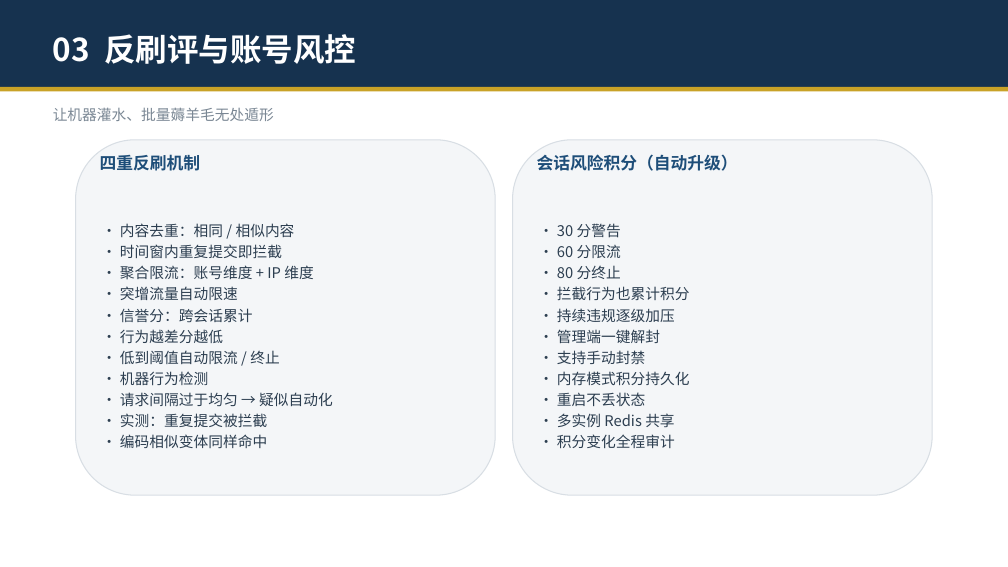
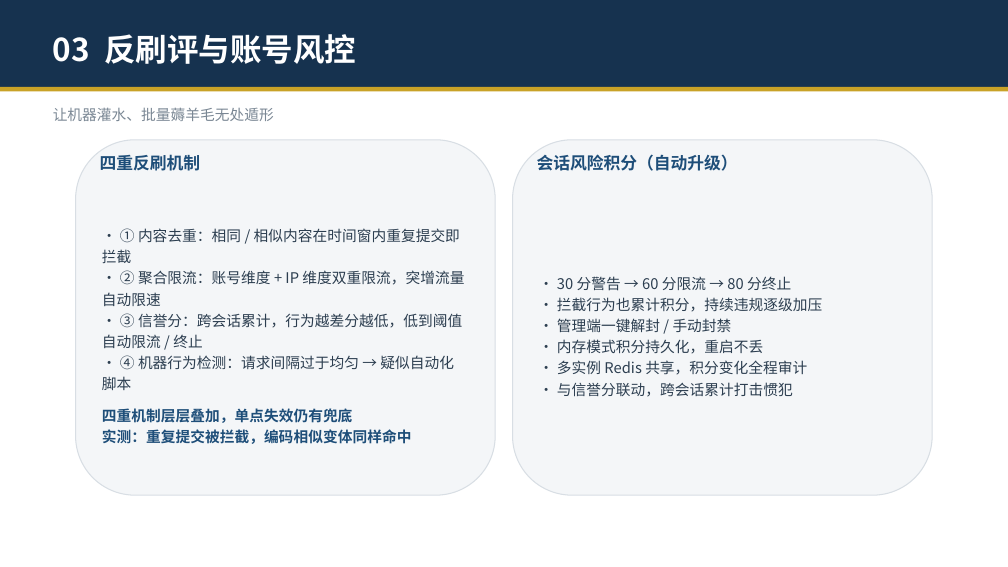
Before and after one commit to zhengyucheng-ktt/security-guard-agent, a slide deck: slide 9 of 安全交互守护智能体-演示.pptx. Drawn at 1008x567 pixels with LibreOffice and Linux fonts; fonts in the diff are those of the drawing. Boxes give left, top, right and bottom in pixels: in the first picture for what was removed or moved away, otherwise in the second. Text is boxed around its words. In the diff, an @@ line names an element or a change of style, - is before the commit and + after.

```diff
--- a/安全交互守护智能体-演示.pptx
+++ b/安全交互守护智能体-演示.pptx
@@ text at (x1=102, y1=228, x2=464, y2=444): text changed @@
-• 内容去重：相同 / 相似内容
-• 时间窗内重复提交即拦截
-• 聚合限流：账号维度 + IP 维度
-• 突增流量自动限速
-• 信誉分：跨会话累计
-• 行为越差分越低
-• 低到阈值自动限流 / 终止
-• 机器行为检测
-• 请求间隔过于均匀 → 疑似自动化
-• 实测：重复提交被拦截
-• 编码相似变体同样命中
+• ① 内容去重：相同 / 相似内容在时间窗内重复提交即拦截
+• ② 聚合限流：账号维度 + IP 维度双重限流，突增流量自动限速
+• ③ 信誉分：跨会话累计，行为越差分越低，低到阈值自动限流 / 终止
+• ④ 机器行为检测：请求间隔过于均匀 → 疑似自动化脚本
+四重机制层层叠加，单点失效仍有兜底
+实测：重复提交被拦截，编码相似变体同样命中
@@ text at (x1=557, y1=276, x2=822, y2=397): text changed @@
-• 30 分警告
-• 60 分限流
-• 80 分终止
-• 拦截行为也累计积分
-• 持续违规逐级加压
-• 管理端一键解封
-• 支持手动封禁
-• 内存模式积分持久化
-• 重启不丢状态
-• 多实例 Redis 共享
-• 积分变化全程审计
+• 30 分警告 → 60 分限流 → 80 分终止
+• 拦截行为也累计积分，持续违规逐级加压
+• 管理端一键解封 / 手动封禁
+• 内存模式积分持久化，重启不丢
+• 多实例 Redis 共享，积分变化全程审计
+• 与信誉分联动，跨会话累计打击惯犯
```
Also in this commit, not shown: 13 other slides changed, 1 slide added.
